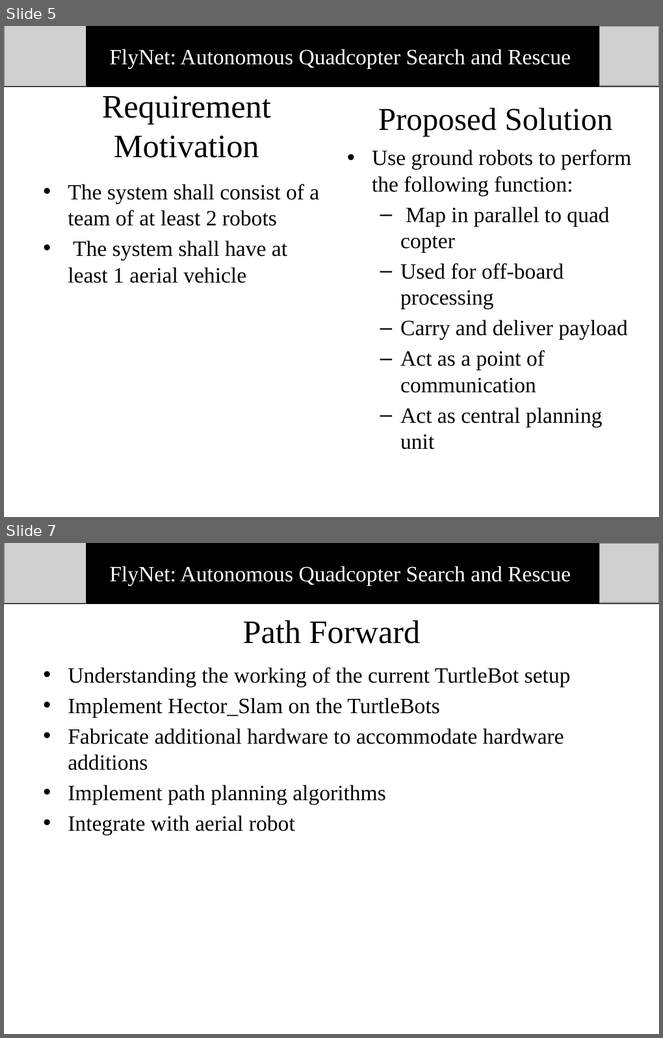
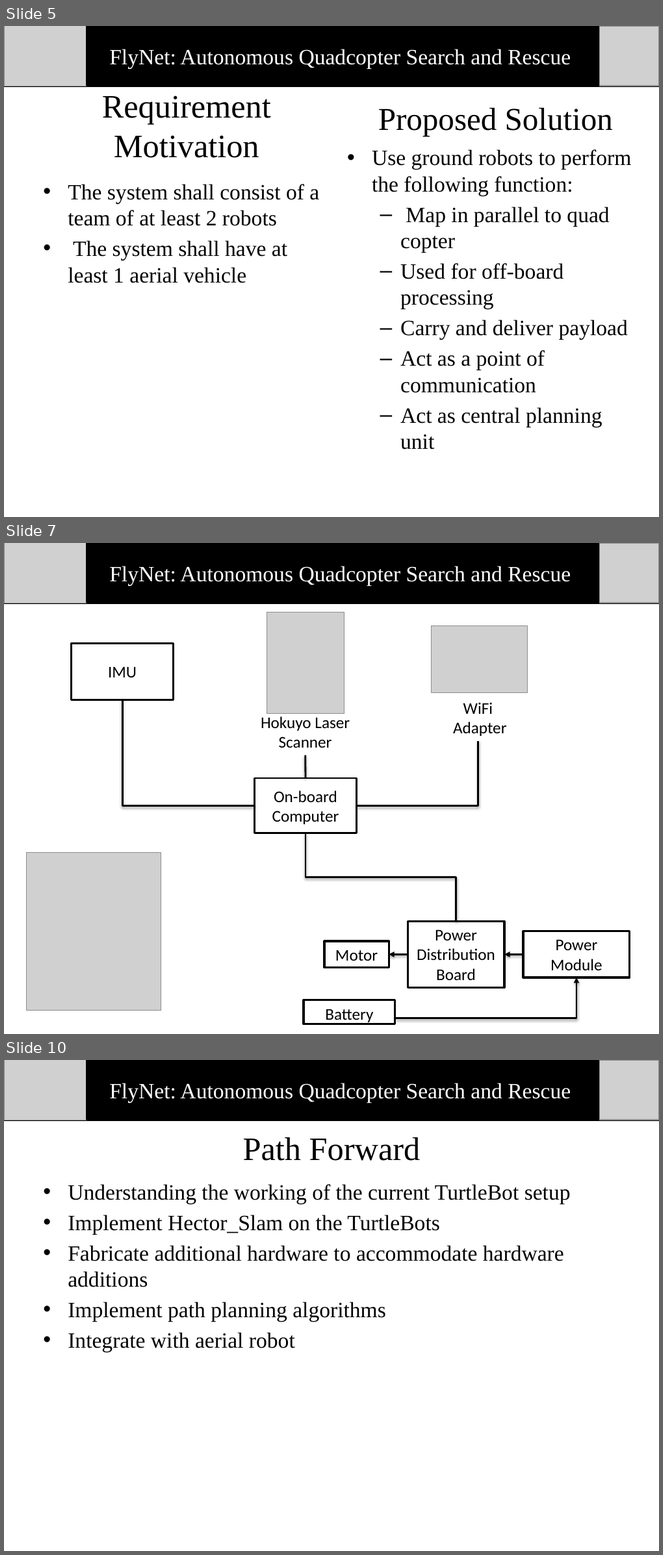
Before and after one commit to dtbinh/FlyNet, a slide deck: Presentations/CDR_Fall_2015/Individual_Slides/Prashant/Final_Presentation.pptx. Shown one above the other, each under a label of ours: slides 5 and 7 before the commit, slides 5, 7 and 10 after it; the slides between them are not shown. The pictures are 663x1038 and 663x1555 pixels, drawn with LibreOffice and Linux fonts; fonts in the diff are those of the drawing; grey boxes stand for pictures. Boxes give left, top, right and bottom in pixels: in the first picture for what was removed or moved away, otherwise in the second. Text is boxed around its words. In the diff, an @@ line names an element or a change of style, - is before the commit and + after.

```diff
--- a/Presentations/CDR_Fall_2015/Individual_Slides/Prashant/Final_Presentation.pptx
+++ b/Presentations/CDR_Fall_2015/Individual_Slides/Prashant/Final_Presentation.pptx
@@ slide 7 added at (x1=4, y1=543, x2=659, y2=1034), background #FFFFFF @@
@@ group added at (x1=4, y1=543, x2=659, y2=603): 2 pictures, 1 line, 1 rectangle, 1 text @@
+FlyNet: Autonomous Quadcopter Search and Rescue
@@ picture added at (x1=267, y1=613, x2=344, y2=714) @@
@@ picture added at (x1=432, y1=626, x2=528, y2=693) @@
@@ rectangle added at (x1=72, y1=643, x2=174, y2=700), fill #FFFFFF, outline #000000 2 pt, 18 pt, text #000000 @@
+IMU
@@ rectangle added at (x1=429, y1=694, x2=527, y2=741), fill #FFFFFF, outline #FFFFFF 2.25 pt, 18 pt, text #000000 @@
+WiFi
+Adapter
@@ elbow line added from (122, 700) to (254, 806), #000000 2 pt @@
@@ text added at (x1=261, y1=717, x2=350, y2=748), 18 pt, text #000000 @@
+Hokuyo Laser Scanner
@@ line added from (306, 756) to (306, 778), #000000 2 pt @@
@@ elbow line added from (478, 741) to (356, 806), #000000 2 pt @@
@@ rectangle added at (x1=254, y1=778, x2=356, y2=834), fill #FFFFFF, outline #000000 2 pt, 18 pt, text #000000 @@
+On-board Computer
@@ elbow line added from (306, 834) to (456, 922), #000000 2 pt @@
@@ picture added at (x1=26, y1=853, x2=161, y2=1011) @@
@@ rectangle added at (x1=408, y1=922, x2=504, y2=988), fill #FFFFFF, outline #000000 2.25 pt, 18 pt, text #000000 @@
+Power Distribution Board
@@ rectangle added at (x1=523, y1=932, x2=631, y2=978), fill #FFFFFF, outline #000000 2.25 pt, 18 pt, text #000000 @@
+Power Module
@@ rectangle added at (x1=324, y1=941, x2=389, y2=967), fill #FFFFFF, outline #000000 2.25 pt, 18 pt, text #000000 @@
+Motor
@@ arrow added from (408, 954) to (389, 954), #000000 2 pt @@
@@ arrow added from (523, 954) to (504, 954), #000000 2 pt @@
@@ elbow arrow added from (395, 1019) to (577, 978), #000000 2 pt @@
@@ rectangle added at (x1=304, y1=1001, x2=395, y2=1025), fill #FFFFFF, outline #000000 2.25 pt, 18 pt, text #000000 @@
+Battery
@@ what was slide 7 is now slide 10 @@
```
Also in this commit, not shown: 1 slide changed, 2 other slides added.
